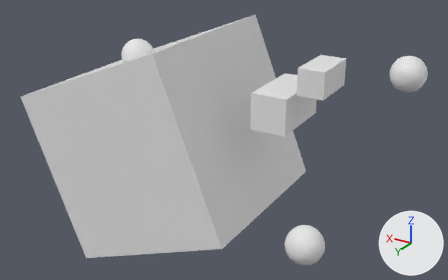
An edit to the Blender file blend-files/scene.blend, drawn before and after from the same camera.
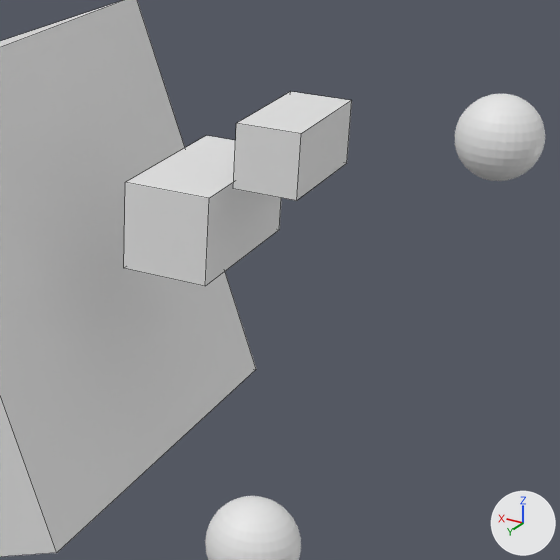
There are two pictures of each version: one from a camera (50 mm lens) standing at (89.13, 23.35, 12.59) and looking at (101.44, 2.83, 2.33), one close up on the part from 44% to 97% of the width and 6% to 90% of the height. The axes (+X, +Y, +Z) are drawn at lower right. The lights are the same throughout. The close-ups show mesh edges as thin lines.

In view in the first close-up: 'Maguro', 'MizuBall', 'MizuBall.002', 'Sashimi', 'Shari.001'.
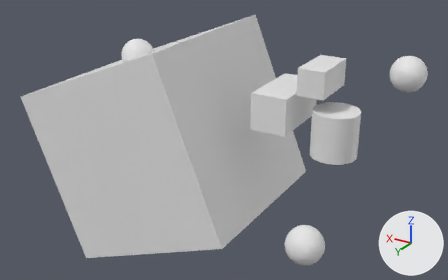
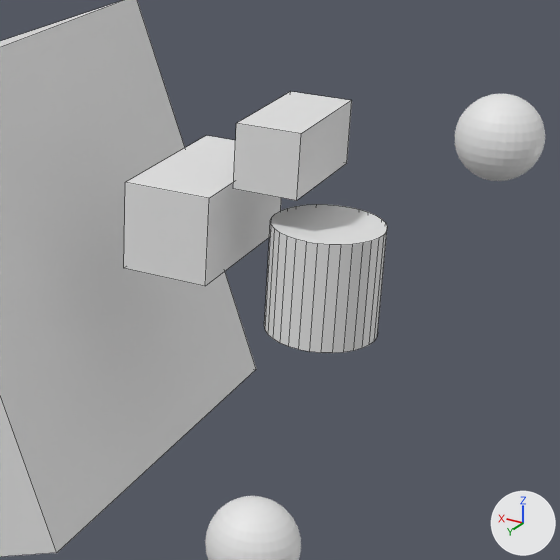
Changed parts and their boxes (x1, y1, x2, y2) in the close-ups (560 x 560 px):
'WaterPillar', added: after (264, 204, 387, 353)

Diff of the bpy script that builds the scene:
```diff
--- a/blend-files/scene.blend.py
+++ b/blend-files/scene.blend.py
@@ me_cylinder @@
+me_cylinder.from_pydata(...)  # a 32-sided cylinder along z spanning x -1.0..1.0, y -1.0..1.0, z -1.0..1.0
@@ ob_waterpillar @@
+ob_waterpillar = bpy.data.objects.new('WaterPillar', me_cylinder)
+ob_waterpillar.parent = ob_scenemaguro
+ob_waterpillar.location = (-2.482, 0.347, -13.76)
```
